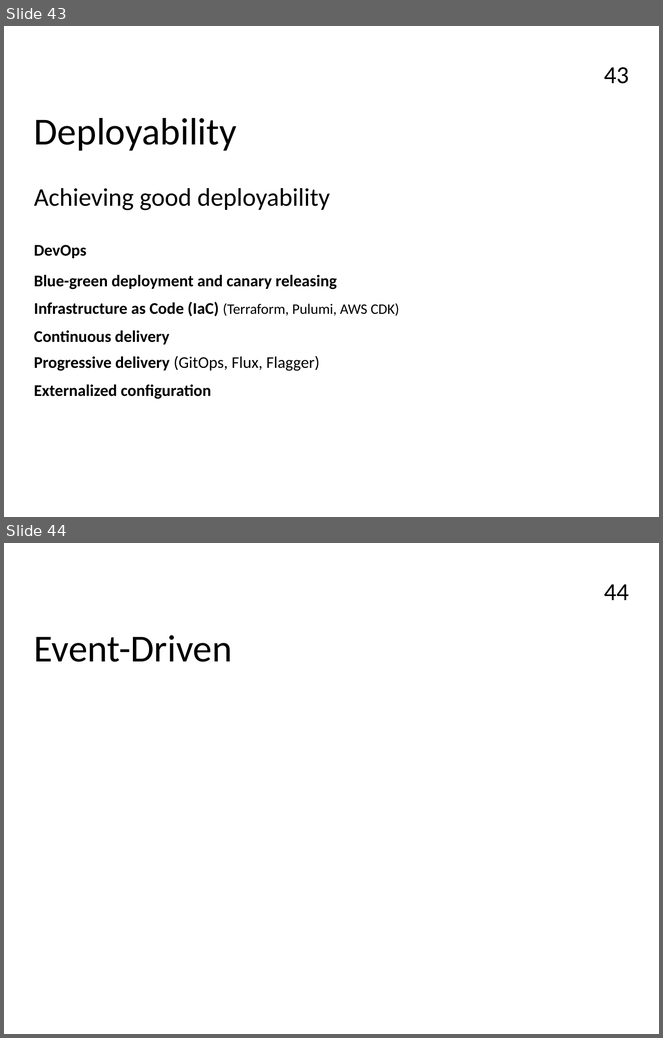
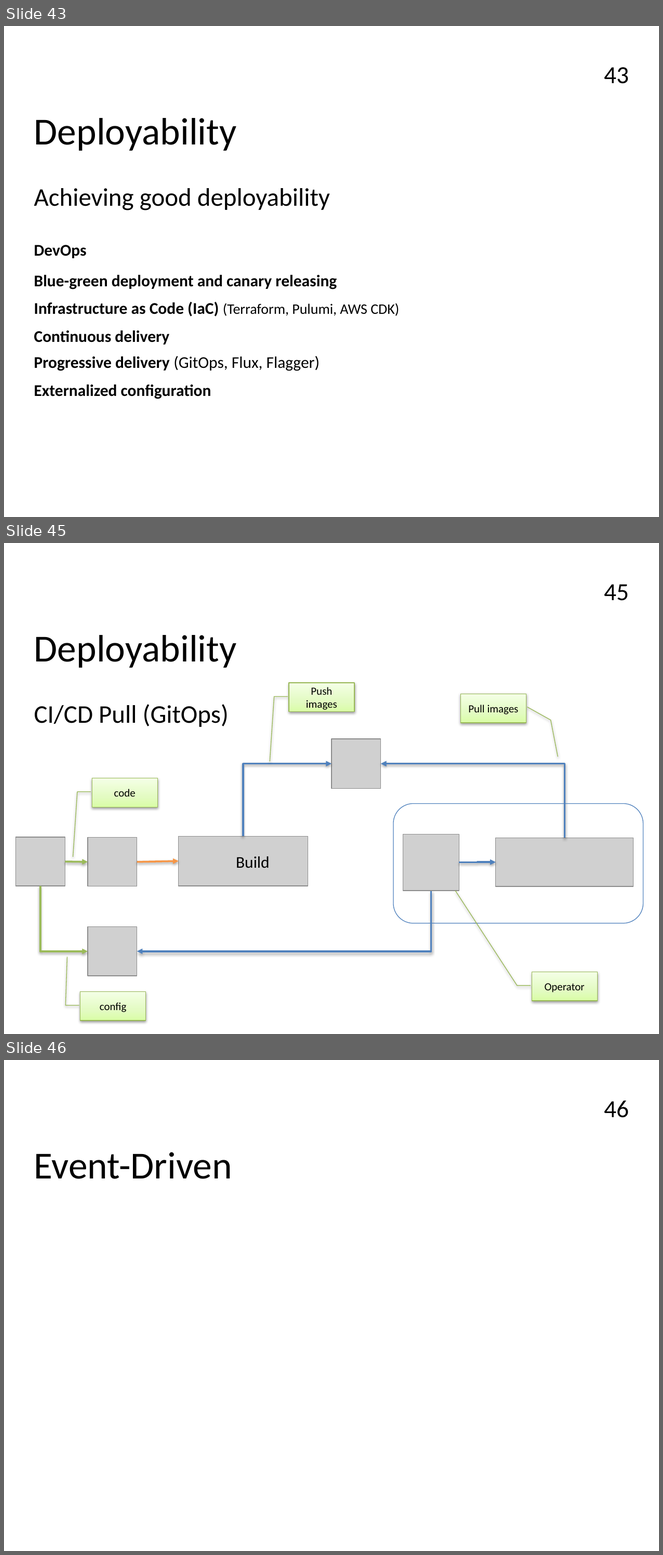
Before and after one commit to FrancoMelandri/SOLID, a slide deck: docs/solid.pptx. Shown one above the other, each under a label of ours: slides 43 and 44 before the commit, slides 43, 45 and 46 after it; the slides between them are not shown. The pictures are 663x1038 and 663x1555 pixels, drawn with LibreOffice and Linux fonts; fonts in the diff are those of the drawing; grey boxes stand for pictures. Boxes give left, top, right and bottom in pixels: in the first picture for what was removed or moved away, otherwise in the second. Text is boxed around its words. In the diff, an @@ line names an element or a change of style, - is before the commit and + after.

Commit message:
adding ci-cd push and pull diagrams

```diff
--- a/docs/solid.pptx
+++ b/docs/solid.pptx
@@ slide 45 added at bbox=[4, 543, 659, 1034], background #FFFFFF; not listed: 1 template element that a slide beside it also shows @@
@@ text added at bbox=[34, 635, 237, 668], 42 pt, text #000000 @@
+Deployability
@@ border callout added at bbox=[289, 683, 354, 712], fill gradient #DAFDA7 to #E4FCC2 to #F5FFE7, outline #98B955 0.75 pt, 12 pt, text #000000 @@
+Push images
@@ border callout added at bbox=[461, 694, 526, 722], fill gradient #DAFDA7 to #E4FCC2 to #F5FFE7, outline #98B955 0.75 pt, 12 pt, text #000000 @@
+Pull images
@@ text added at bbox=[34, 704, 229, 727], 28 pt, text #000000 @@
+CI/CD Pull (GitOps)
@@ picture added at bbox=[332, 739, 380, 788] @@
@@ elbow arrow added from (243, 836) to (332, 764), #4F81BD 2 pt @@
@@ elbow arrow added from (565, 838) to (380, 764), #4F81BD 2 pt @@
@@ border callout added at bbox=[92, 778, 157, 807], fill gradient #DAFDA7 to #E4FCC2 to #F5FFE7, outline #98B955 0.75 pt, 12 pt, text #000000 @@
+code
@@ rounded rectangle added at bbox=[393, 804, 643, 924], outline #4F81BD 0.75 pt @@
@@ picture added at bbox=[16, 837, 65, 886] @@
@@ picture added at bbox=[88, 838, 137, 887] @@
@@ picture added at bbox=[178, 836, 307, 886] @@
@@ picture added at bbox=[403, 835, 460, 891] @@
@@ picture added at bbox=[496, 838, 634, 886] @@
@@ arrow added from (65, 862) to (88, 862), #9BBB59 2 pt @@
@@ arrow added from (137, 862) to (178, 861), #F79646 2 pt @@
@@ text added at bbox=[236, 857, 270, 869], 18 pt, text #000000 @@
+Build
@@ elbow arrow added from (460, 863) to (496, 862), #4F81BD 2 pt @@
@@ elbow arrow added from (40, 886) to (88, 952), #9BBB59 2 pt @@
@@ elbow arrow added from (431, 891) to (137, 952), #4F81BD 2 pt @@
@@ picture added at bbox=[88, 927, 137, 976] @@
@@ border callout added at bbox=[532, 972, 598, 1001], fill gradient #DAFDA7 to #E4FCC2 to #F5FFE7, outline #98B955 0.75 pt, 12 pt, text #000000 @@
+Operator
@@ border callout added at bbox=[80, 992, 145, 1021], fill gradient #DAFDA7 to #E4FCC2 to #F5FFE7, outline #98B955 0.75 pt, 12 pt, text #000000 @@
+config
@@ what was slide 44 is now slide 46 @@
@@ page number at bbox=[604, 1101, 629, 1118]: text changed @@
-44
+46
```
Also in this commit, not shown: 1 other slide added.
